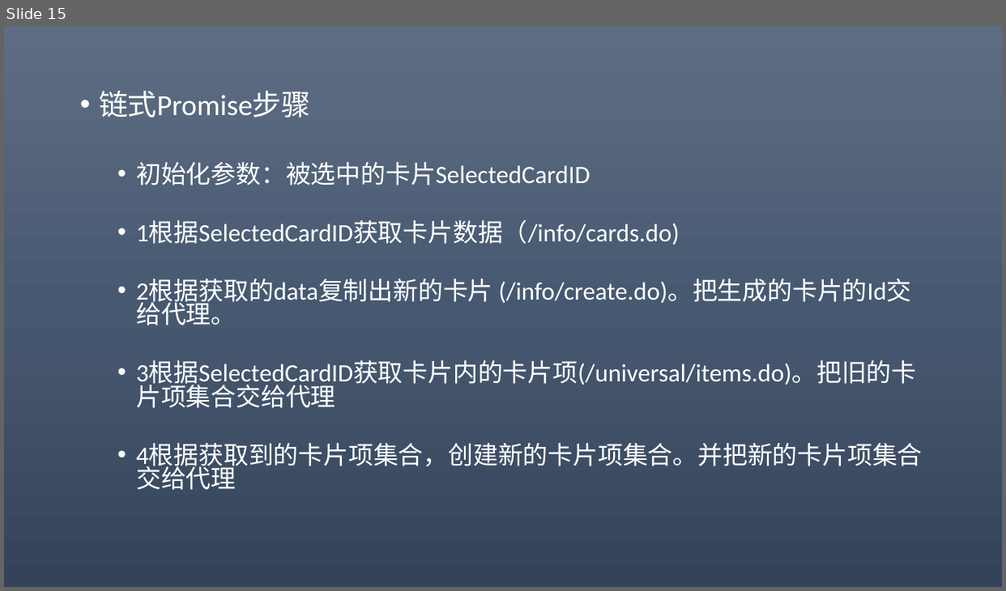
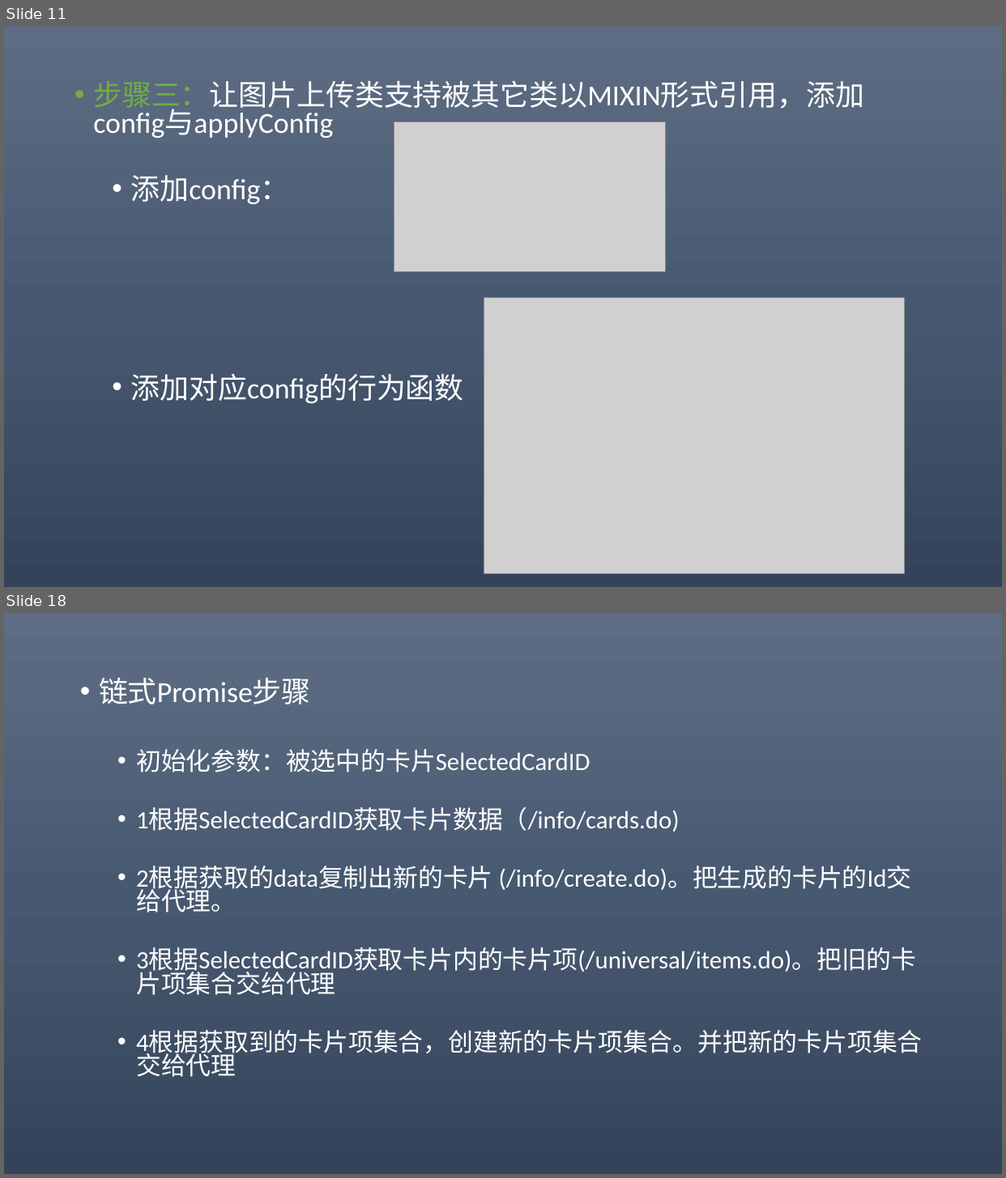
Before and after one commit to 369857519/AlgorithmPractise, a slide deck: eXT.pptx. Shown one above the other, each under a label of ours: slide 15 before the commit, slides 11 and 18 after it; the slides between them are not shown. The pictures are 1006x591 and 1006x1178 pixels, drawn with LibreOffice and Linux fonts; fonts in the diff are those of the drawing; grey boxes stand for pictures. Boxes give left, top, right and bottom in pixels: in the first picture for what was removed or moved away, otherwise in the second. Text is boxed around its words. In the diff, an @@ line names an element or a change of style, - is before the commit and + after.

```diff
--- a/eXT.pptx
+++ b/eXT.pptx
@@ slide 11 added at bbox=[4, 26, 1002, 587], background gradient #5E6D85 to #495A73 to #35445A @@
@@ text added at bbox=[93, 80, 864, 403], 28 pt, text #FFFFFF @@
+  • 步骤三：让图片上传类支持被其它类以MIXIN形式引用，添加config与applyConfig
+    • 添加config：
+    • 添加对应config的行为函数
@@ picture added at bbox=[394, 122, 666, 271] @@
@@ picture added at bbox=[484, 297, 905, 574] @@
@@ what was slide 15 is now slide 18 @@
```
Also in this commit, not shown: 7 slides changed, 13 other slides added, 11 slides removed, 10 other files.
